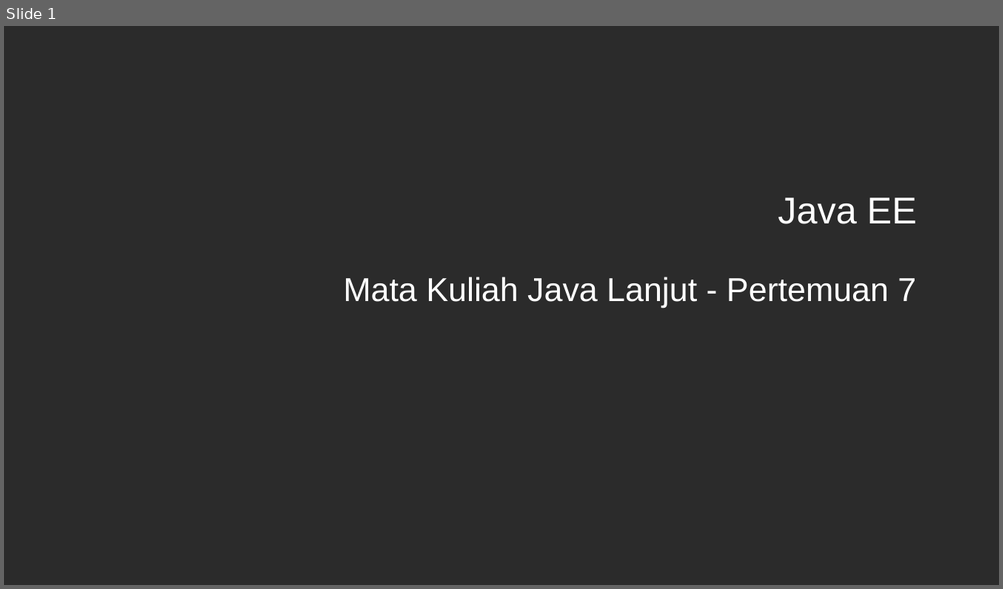
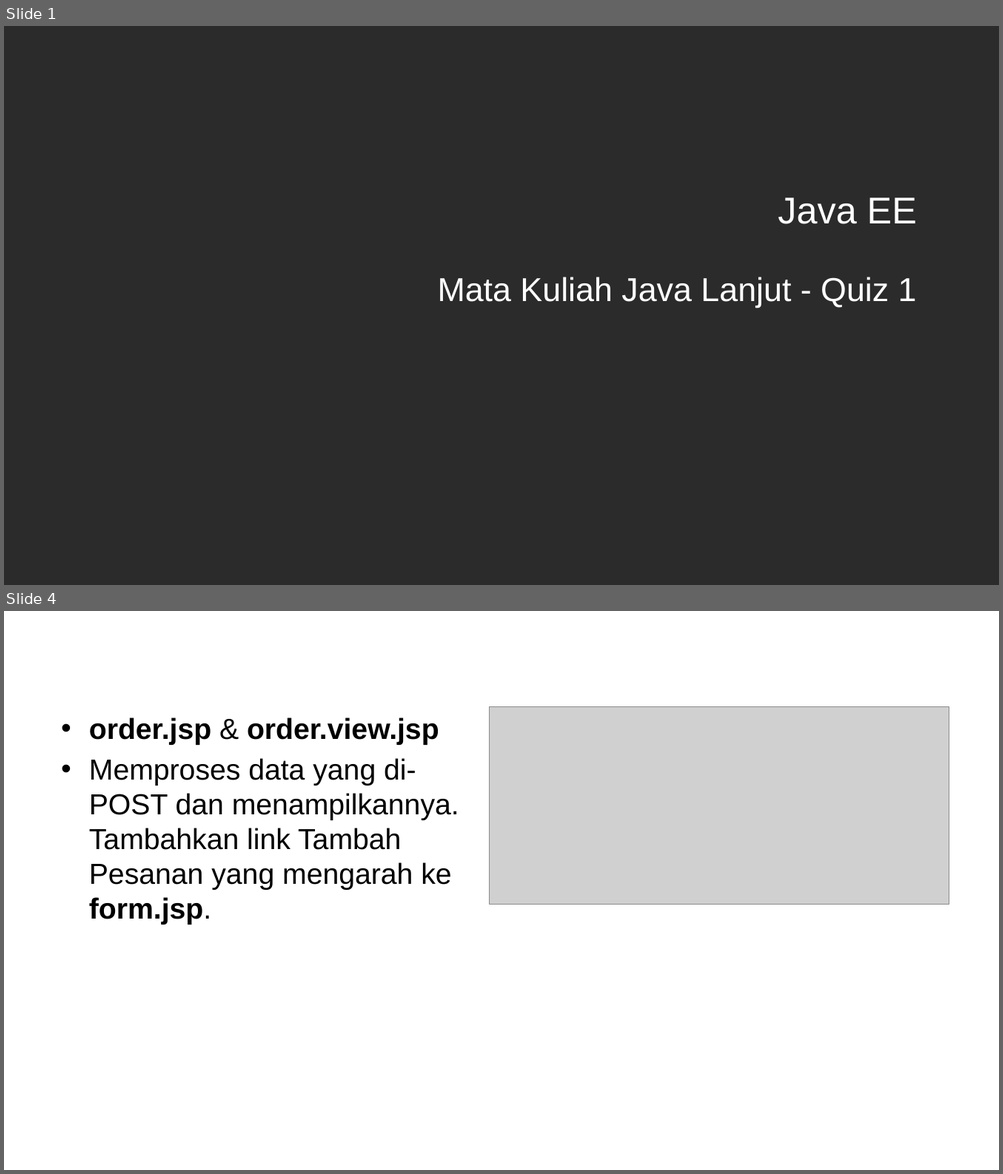
Before and after one commit to ruang-belajar/java-ee, a slide deck: docs/res/Java EE - Pertemuan 7.pptx. Shown one above the other, each under a label of ours: slide 1 before the commit, slides 1 and 4 after it; the slides between them are not shown. The pictures are 1003x589 and 1003x1174 pixels, drawn with LibreOffice and Linux fonts; fonts in the diff are those of the drawing; grey boxes stand for pictures; background and template pictures are left out; a plain dark background stands for a picture behind light text. Boxes give left, top, right and bottom in pixels: in the first picture for what was removed or moved away, otherwise in the second. Text is boxed around its words. In the diff, an @@ line names an element or a change of style, - is before the commit and + after.

```diff
--- a/docs/res/Java EE - Pertemuan 7.pptx
+++ b/docs/res/Java EE - Pertemuan 7.pptx
@@ slide 4 added at box(4, 611, 999, 1170), background picture (left out) @@
@@ title added at box(54, 627, 949, 675), 36 pt, text #FFFFFF @@
+Quiz 1
@@ text added at box(89, 718, 459, 925), 28 pt, text #000000 @@
+• order.jsp & order.view.jsp
+• Memproses data yang di-POST dan menampilkannya. Tambahkan link Tambah Pesanan yang mengarah ke form.jsp.
@@ picture added at box(489, 706, 948, 904) @@
@@ slide 1 changed as well @@
@@ subtitle at box(438, 277, 916, 308): text changed @@
-Mata Kuliah Java Lanjut - Pertemuan 7
+Mata Kuliah Java Lanjut - Quiz 1
```
Also in this commit, not shown: 2 other slides added, 14 slides removed, 4 other files.
